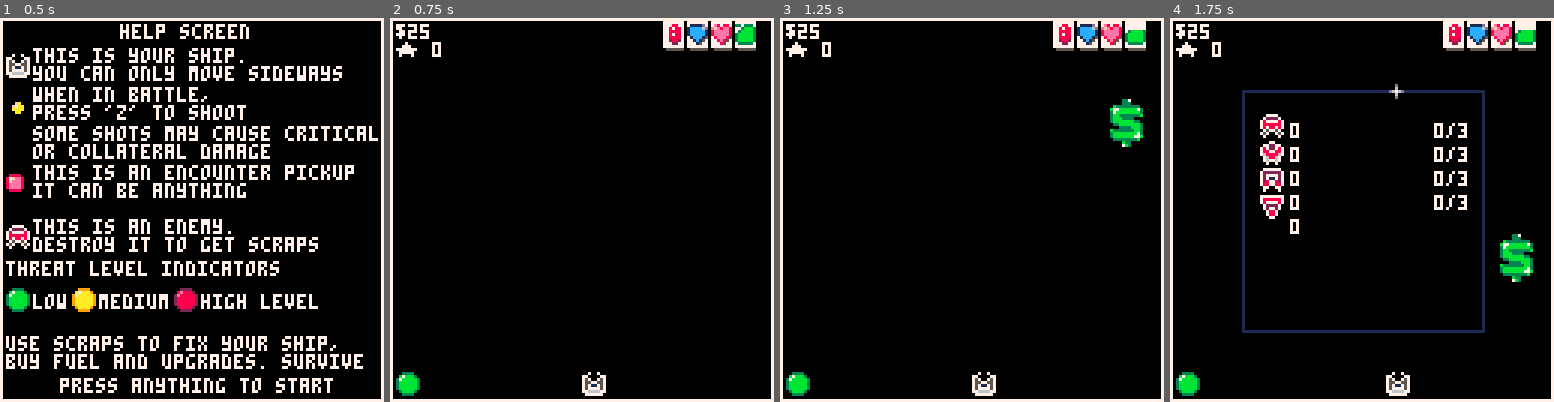
Above: before the commit, frames 1-4 (left to right).
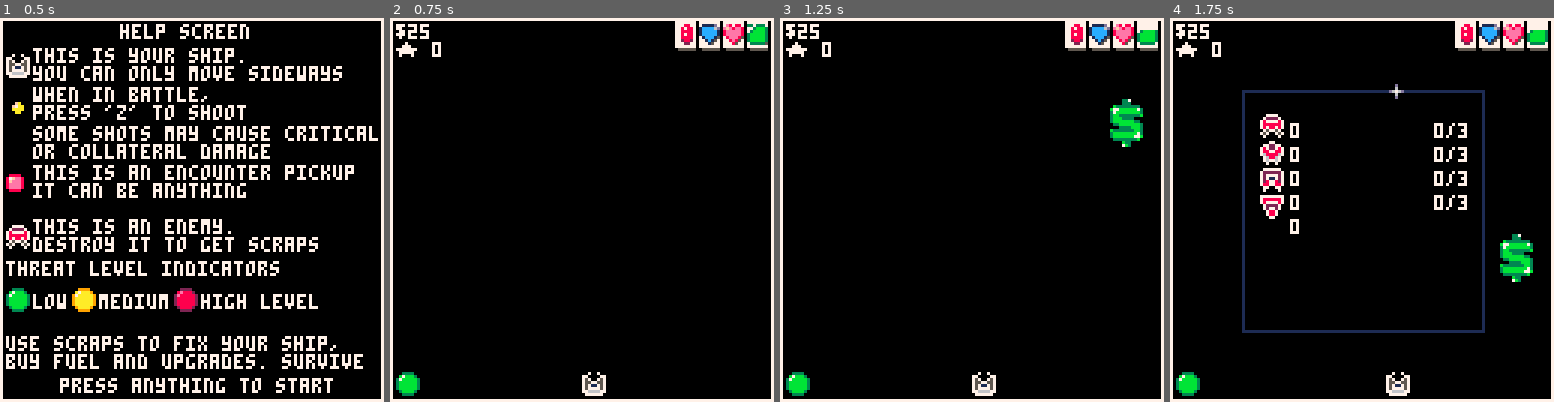
Above: after the commit, the same moments.

Repository: NinetiesPaul/Orion-s-Defender
Game: PICO-8 cartridge orionsdefender.p8
The game is run twice, just before and just after one commit, with the same random seed, the same clock (stepped at 60 frames per second) and the same inputs.
Inputs:
- Up to frame 1 (0.5 s): tap X (X key) at 0.33 s
- Up to frame 2 (0.75 s): tap O (Z key) at 0.7 s
- Up to frame 3 (1.25 s): tap X (X key) at 1.07 s
- Up to frame 4 (1.75 s): hold Right from 1.6 s (still down); tap O (Z key) at 1.7 s

Frame 1 is identical in both runs. In frame 2, 1.6% of the frame differs, in the area x 71-99%, y 0-9%; in frame 3, 1.6%; in frame 4, 1.6%.

Commit message:
more ui tweaks

Diff:
--- a/orionsdefender.p8
+++ b/orionsdefender.p8
@@ -548,7 +548,6 @@
 	if (armor/current_max_armor > 0.50 and armor/current_max_armor < 1) armor_spr = 020
 	if (armor/current_max_armor > 0.25 and armor/current_max_armor < 0.50) armor_spr = 036
 	if (armor/current_max_armor < 0.25) armor_spr = 052
-	if (armor/current_max_armor <= 0) armor_spr = 049
 end
 
 function create_warning(msg, e)
@@ -710,26 +709,17 @@
 end
 
 function draw_ui()
-	map(0,0,90,0,4,2)
+	map(0,0,94,0,4,2)
 	print("$" .. scraps,2,2)
 	if (current_view != 4) print("★ " .. score,2,8, 7)
-	spr(armor_spr,99,2)
-	spr(health_spr,107,2)
-	spr(fuel_spr,115,2)
-
+
+	if (armor > 0) spr(armor_spr,103,2)
+	spr(health_spr,111,2)
+	spr(fuel_spr,119,2)
 	for i=1, missile_n do
-		spr(016, 91, -2 + i * 2)
+		spr(016, 95, -2 + i * 2)
 		i += 1
 	end
-
-	--[[
-	linect = 0
-	for e in all(enemy_list) do
-		spr(e.spr_ok, 100,64+linect*8)
-		print(e.n_destroyed .. " " .. e.knowledge_level, 110,64+linect*8)
-		linect+=1
-	end
-	]]--
 end
 
 function update_threat()
@@ -1198,7 +1188,7 @@
 08feee8000f7aa0009aaaaa98eeeee801ccccc103bbbbb303bbbbbb33bb77bb33b7bb7b378888887788778877271172707222270722222270000000000000000
 08eeee8000aaaa0009aaaaa908eee85001ccc1503bbbbb303bbbbbb33bb77bb33b7bb7b378788787768888677287782707277270772772770000000000000000
 08eeee80000aa0009aaaaa90008e8500001c15003bbbbb303bbbbbb33bbbbbb33bb77bb307577570076886707887788700788700707887070000000000000000
-00888800000000009999990000085000000150000333330003bbbb3003bbbb3003bbbb3075700757076776700770077000788700007887000000000000000000
+00888800000000009999990000085000000150000333335003bbbb3003bbbb3003bbbb3075700757076776700770077000788700007887000000000000000000
 00000000000000000000000000000000000000000000000000333300003333000033330007000070007007000700007000077000000770000000000000000000
 00000000007007000000000000000000000000000000000000999900009999000099990000888800000880000888888088888888800880080000000000000000
 0000000077000077000000000000000000000000000000000a7aaa900a7aaa900a7aaa9008000080088008808000000880000008888008880000000000000000
